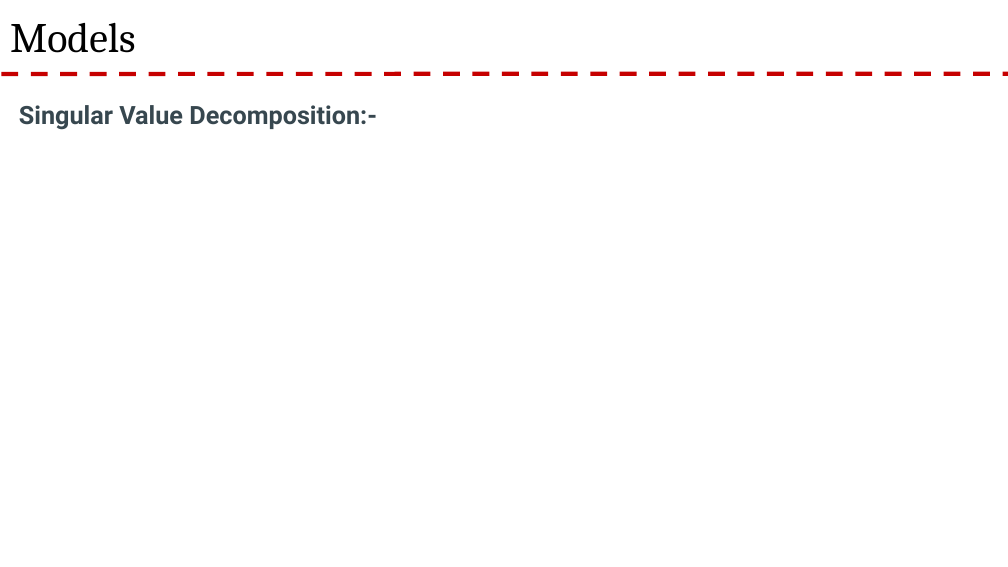
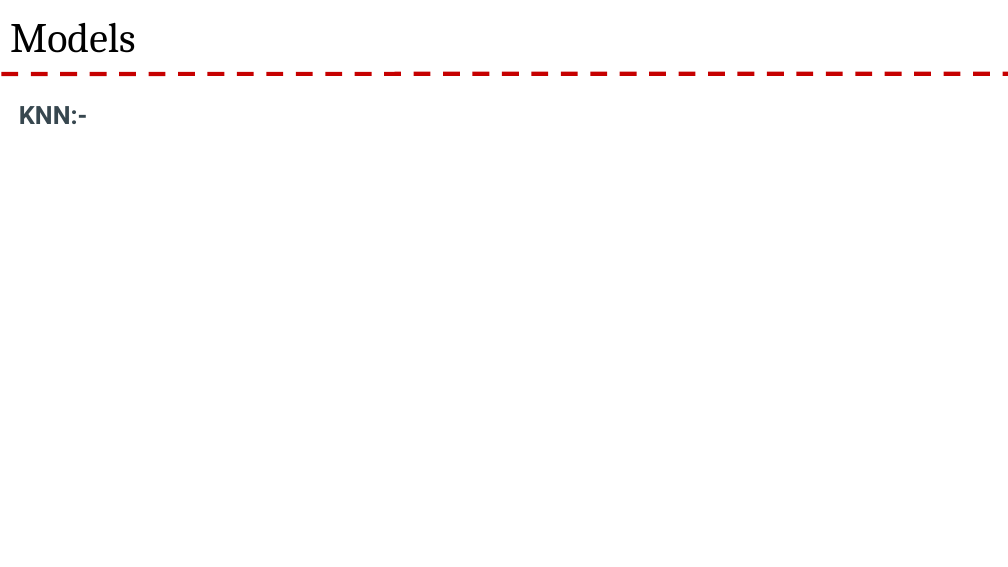
Before and after one commit to rnair7163/Restaurant-Recommendation-System-using-Yelp-Dataset, a slide deck: slide 20 of PPT/Yelp Presentation.pptx (slide 15 before the commit). Drawn at 1008x567 pixels with LibreOffice and Linux fonts; fonts in the diff are those of the drawing; background and template pictures are left out. Boxes give left, top, right and bottom in pixels: in the first picture for what was removed or moved away, otherwise in the second. Text is boxed around its words. In the diff, an @@ line names an element or a change of style, - is before the commit and + after.

```diff
--- a/PPT/Yelp Presentation.pptx
+++ b/PPT/Yelp Presentation.pptx
@@ text at box(19, 106, 87, 124): text changed @@
-Singular Value Decomposition:-
+KNN:-
```
Also in this commit, not shown: 3 other slides changed, 2 slides added.
